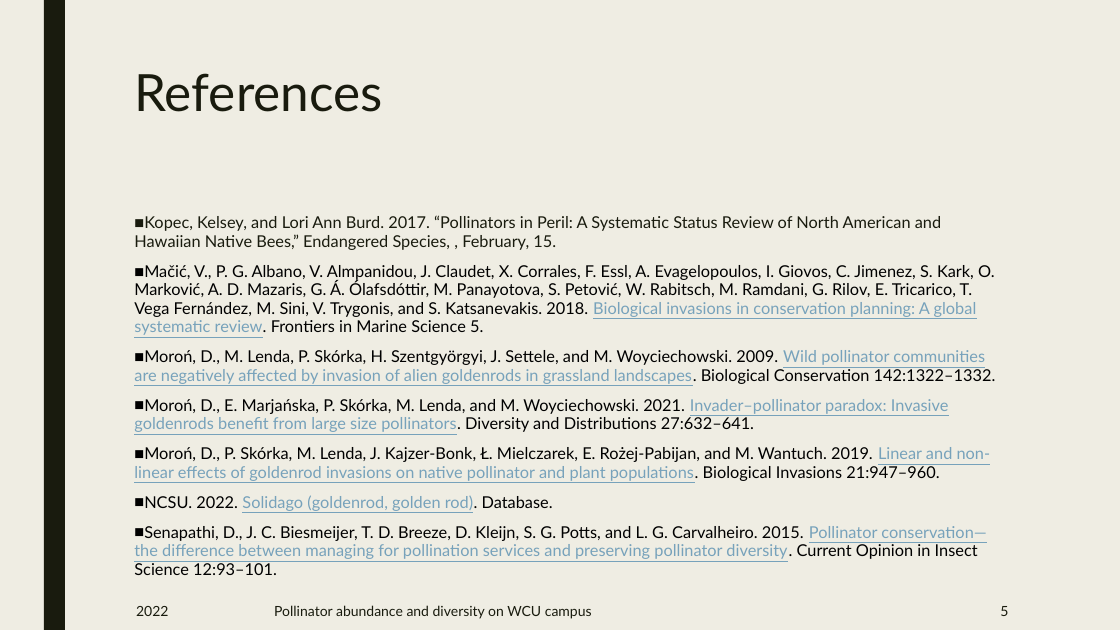
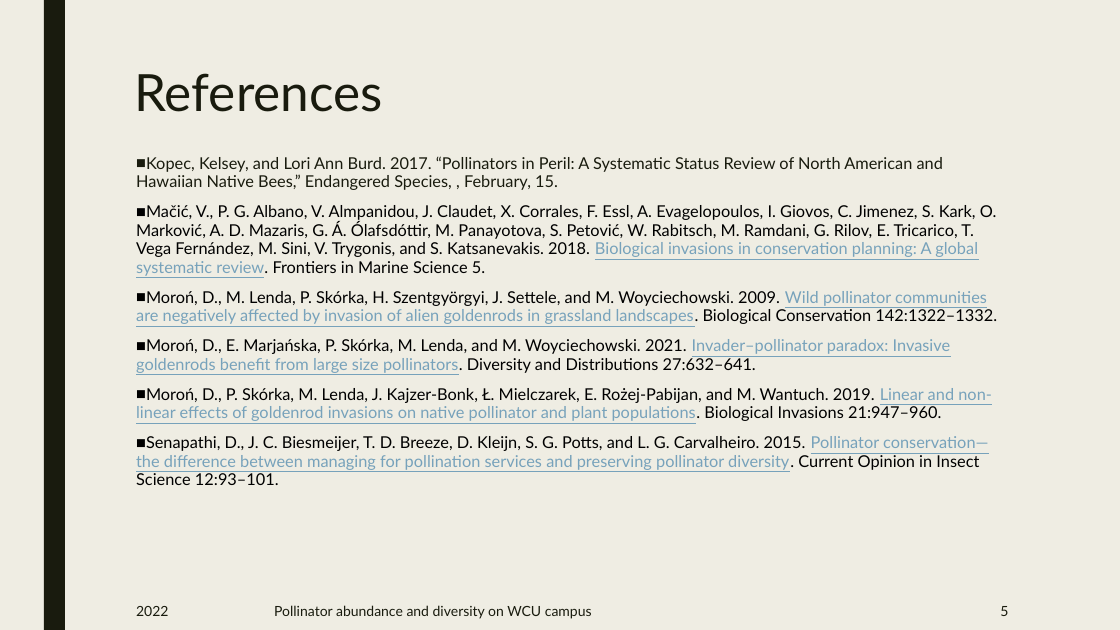
Before and after one commit to nottedy94/COAD-Final, a slide deck: slide 5 of Pollinator abundance survey.pptx. Drawn at 1120x630 pixels with LibreOffice and Linux fonts; fonts in the diff are those of the drawing. Boxes give left, top, right and bottom in pixels: in the first picture for what was removed or moved away, otherwise in the second. Text is boxed around its words. In the diff, an @@ line names an element or a change of style, - is before the commit and + after.

```diff
--- a/Pollinator abundance survey.pptx
+++ b/Pollinator abundance survey.pptx
@@ text "Kopec, Kelsey, and Lori Ann ...": place and size @@
-text "Kopec, Kelsey, and Lori Ann ..." at bbox=[134, 215, 996, 541]
+text "Kopec, Kelsey, and Lori Ann ..." at bbox=[136, 156, 997, 485]
@@ text at bbox=[134, 495, 553, 511]: paragraph removed @@
-■ NCSU. 2022. Solidago (goldenrod, golden rod). Database.
```
Also in this commit, not shown: 3 other slides changed, 2 other files.
